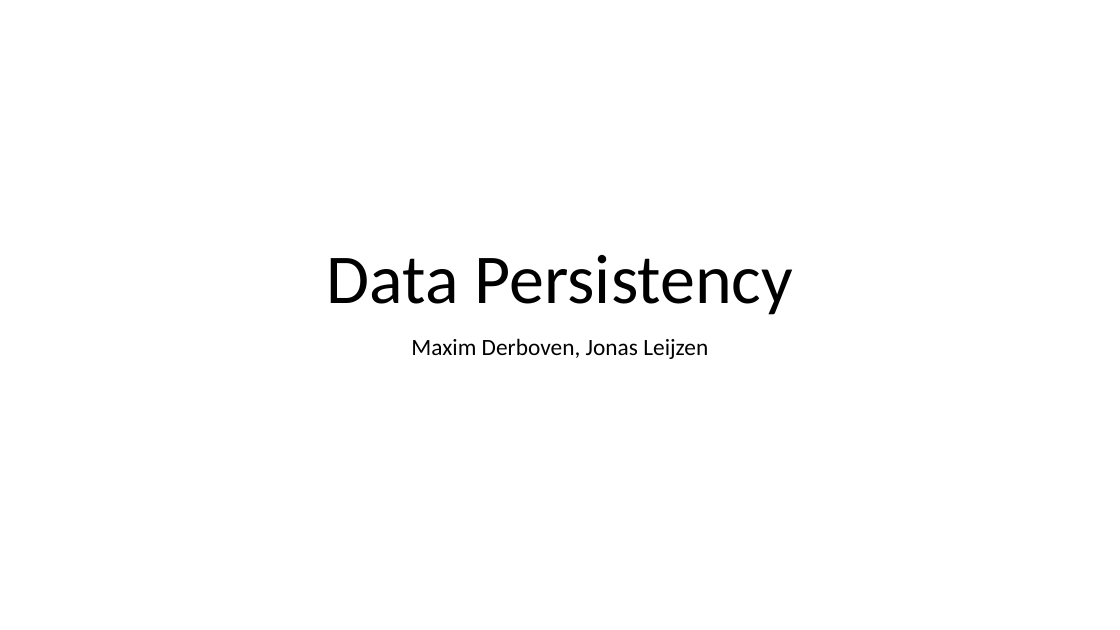
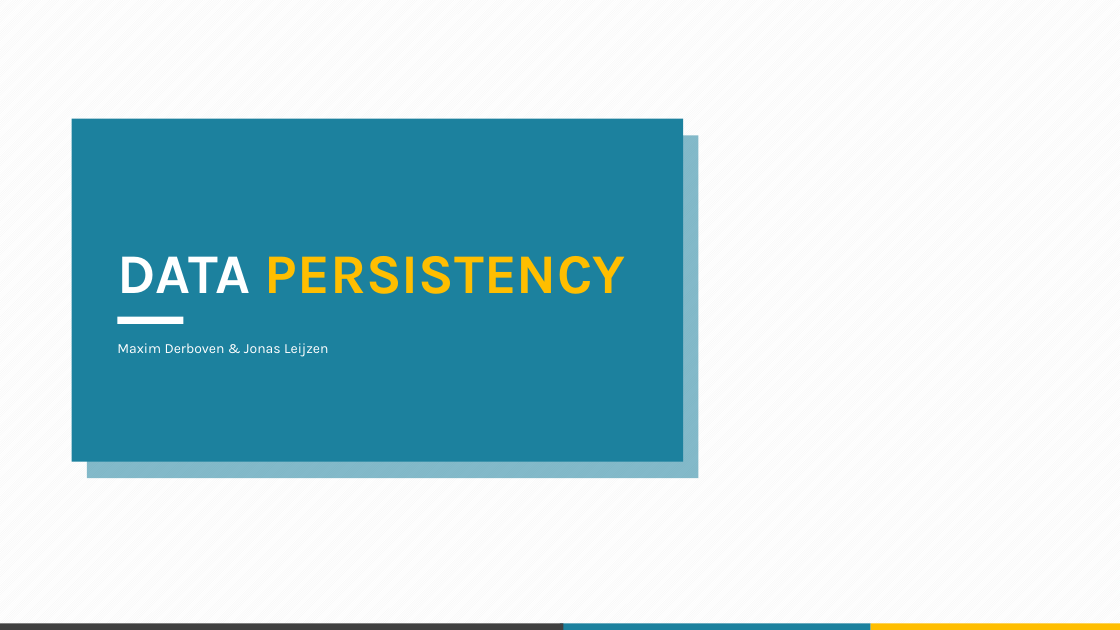
Before and after one commit to maximderboven/datawarehouse, a slide deck: slide 1 of Presentatie.pptx. Drawn at 1120x630 pixels with LibreOffice and Linux fonts; fonts in the diff are those of the drawing. Boxes give left, top, right and bottom in pixels: in the first picture for what was removed or moved away, otherwise in the second. Text is boxed around its words. In the diff, an @@ line names an element or a change of style, - is before the commit and + after.

```diff
--- a/Presentatie.pptx
+++ b/Presentatie.pptx
@@ background #FFFFFF to pattern #F2F2F2 on #FFFFFF @@
@@ rectangle added at <box>71,118,683,461</box>, fill #1C819E @@
@@ rectangle added at <box>87,135,698,478</box>, fill #1C819E at 54% opacity @@
@@ text "DATA PERSISTENCY" at <box>117,256,626,294</box>: vertical alignment bottom to top @@
@@ text at <box>117,256,626,294</box>: text changed; size 60 to 48 pt; font Calibri to Karla; text colour #000000 to #FFBE00; bold on @@
-Data Persistency
+DATA PERSISTENCY
@@ rectangle added at <box>118,317,184,324</box>, fill #FFFFFF @@
@@ text at <box>117,343,329,357</box>: text changed; size 20 to 12 pt; font Calibri to Karla; text colour #000000 to #FFFFFF @@
-Maxim Derboven, Jonas Leijzen
+Maxim Derboven & Jonas Leijzen
@@ rectangle added at <box>0,623,564,630</box>, fill #404040 @@
@@ rectangle added at <box>560,623,871,630</box>, fill #1C819E @@
@@ rectangle added at <box>871,623,1120,630</box>, fill #FFBE00 @@
```
Also in this commit, not shown: 7 slides added, 5 slides removed, 12 other files.
